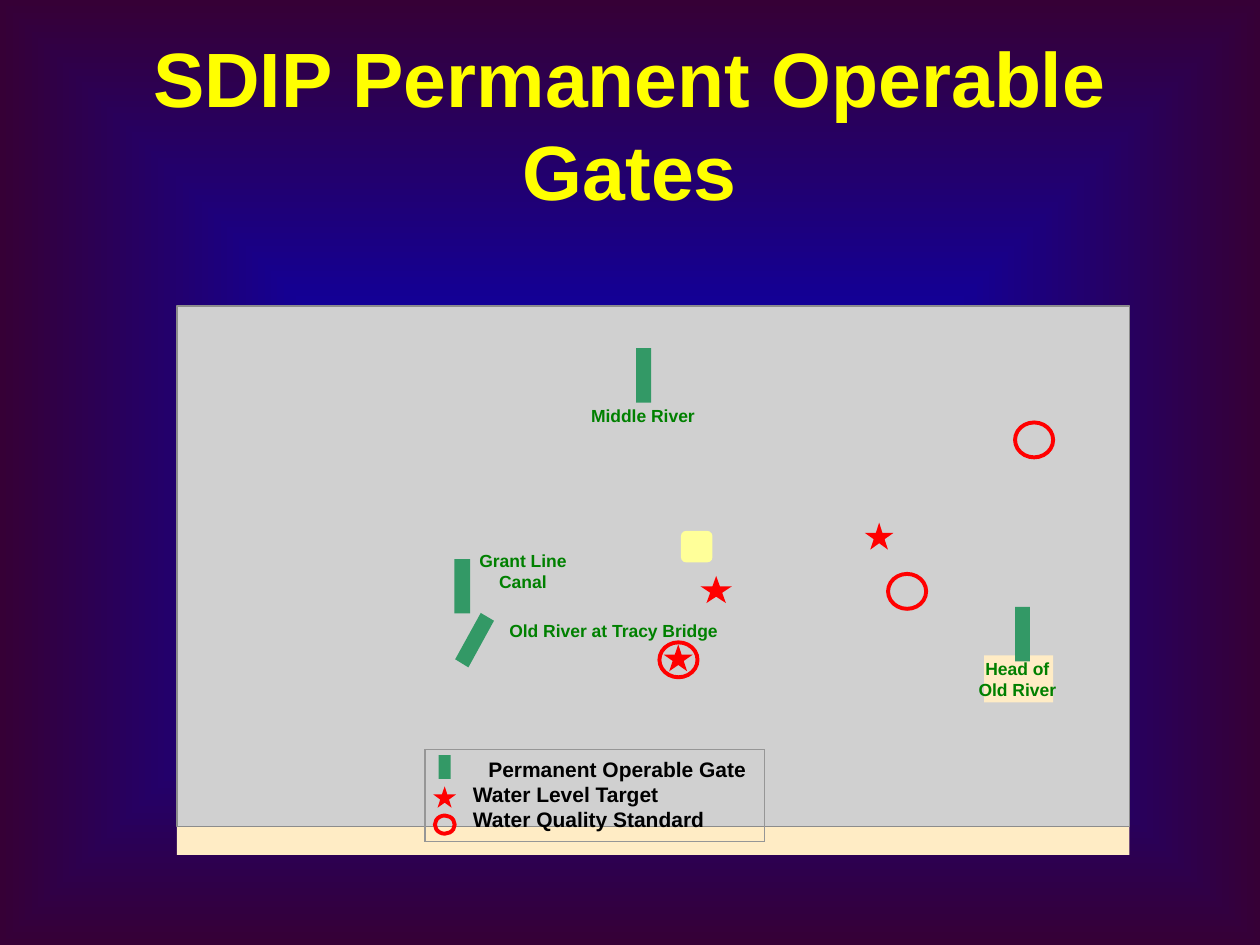
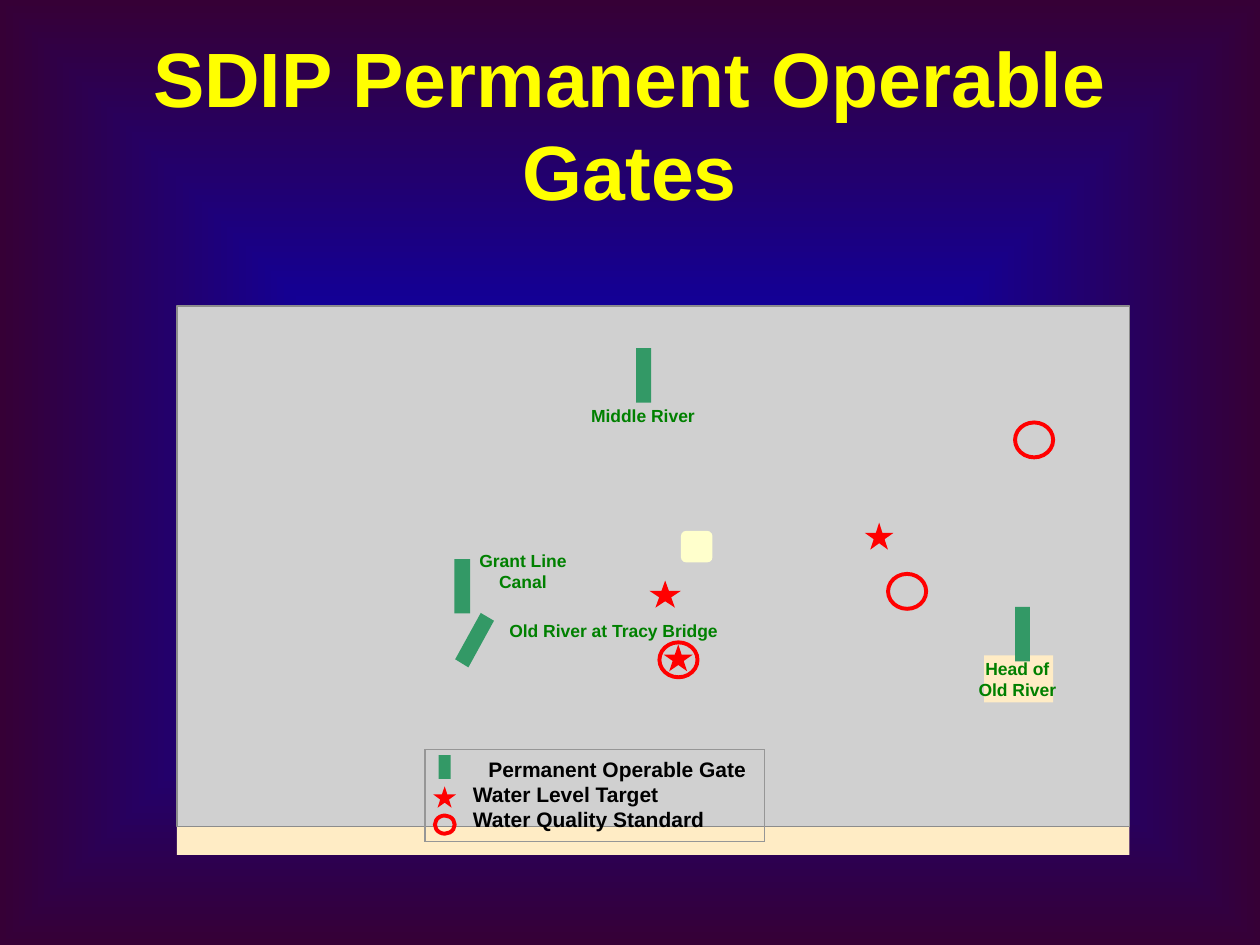
Before and after one commit to CADWRDeltaModeling/dsm2, a slide deck: slide 2 of dsm2/presentations/DSM2 Operting Rule.ppt. Drawn at 1260x945 pixels with LibreOffice and Linux fonts; fonts in the diff are those of the drawing; grey boxes stand for pictures. Boxes give left, top, right and bottom in pixels: in the first picture for what was removed or moved away, otherwise in the second. Text is boxed around its words. In the diff, an @@ line names an element or a change of style, - is before the commit and + after.

```diff
--- a/dsm2/presentations/DSM2 Operting Rule.ppt
+++ b/dsm2/presentations/DSM2 Operting Rule.ppt
@@ rounded rectangle at [680, 530, 712, 562]: fill #FFFF99 to #FFFFCC @@
@@ freeform shape: place and size @@
-freeform shape at [701, 576, 732, 604]
+freeform shape at [649, 581, 680, 609]
```
Also in this commit, not shown: 8 other slides changed, 5 slides added.
